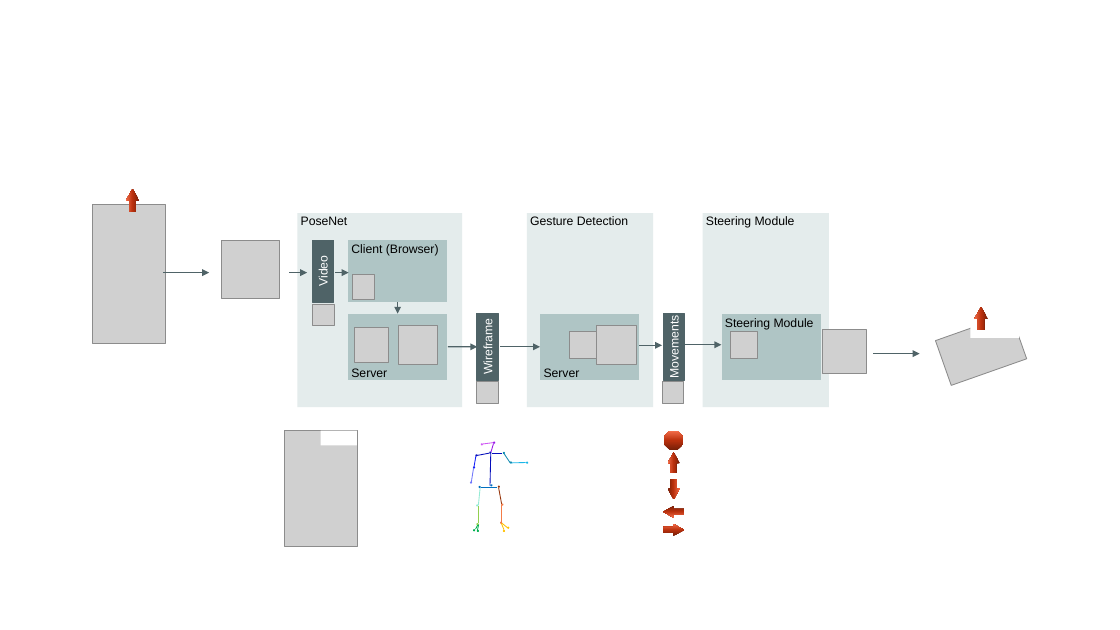
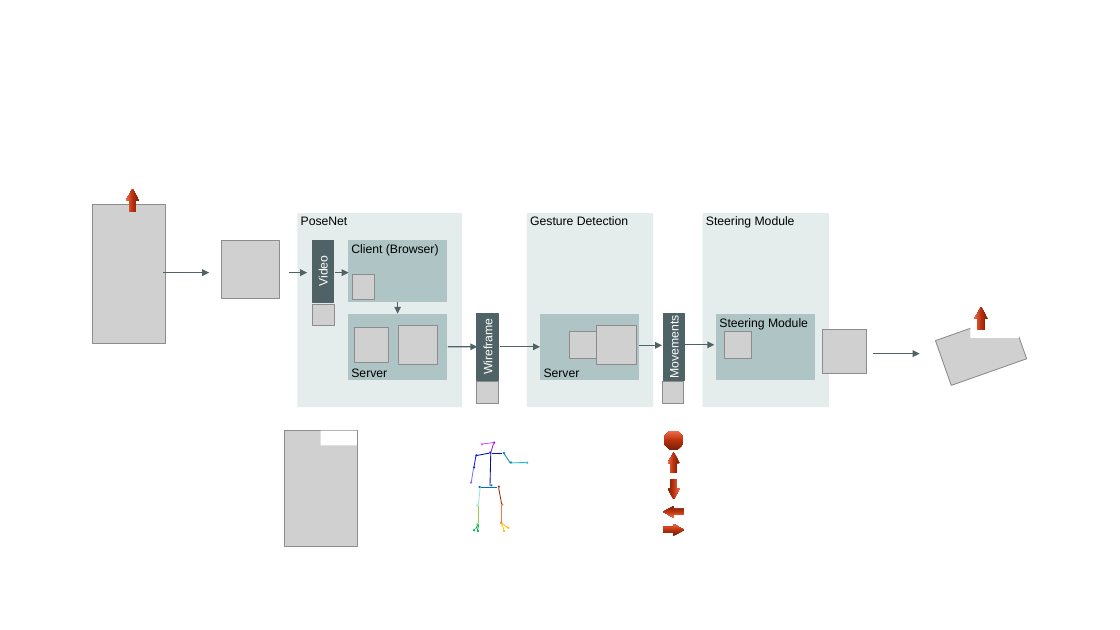
Before and after one commit to chriswegmann/drone_steering, a slide deck: slide 3 of flying_drones_with_gestures.pptx. Drawn at 1120x630 pixels with LibreOffice and Linux fonts; fonts in the diff are those of the drawing; grey boxes stand for pictures; background and template pictures are left out. Boxes give left, top, right and bottom in pixels: in the first picture for what was removed or moved away, otherwise in the second. Text is boxed around its words. In the diff, an @@ line names an element or a change of style, - is before the commit and + after.

```diff
--- a/flying_drones_with_gestures.pptx
+++ b/flying_drones_with_gestures.pptx
@@ rectangle "Steering Module": place and size @@
-rectangle "Steering Module" at bbox=[722, 313, 821, 380]
+rectangle "Steering Module" at bbox=[717, 313, 816, 380]
@@ arrow moved from (722, 344) - (686, 344) to (714, 344) - (686, 344) @@
@@ picture: place and size @@
-picture at bbox=[730, 332, 757, 359]
+picture at bbox=[725, 332, 752, 359]
```
Also in this commit, not shown: 3 other files.
